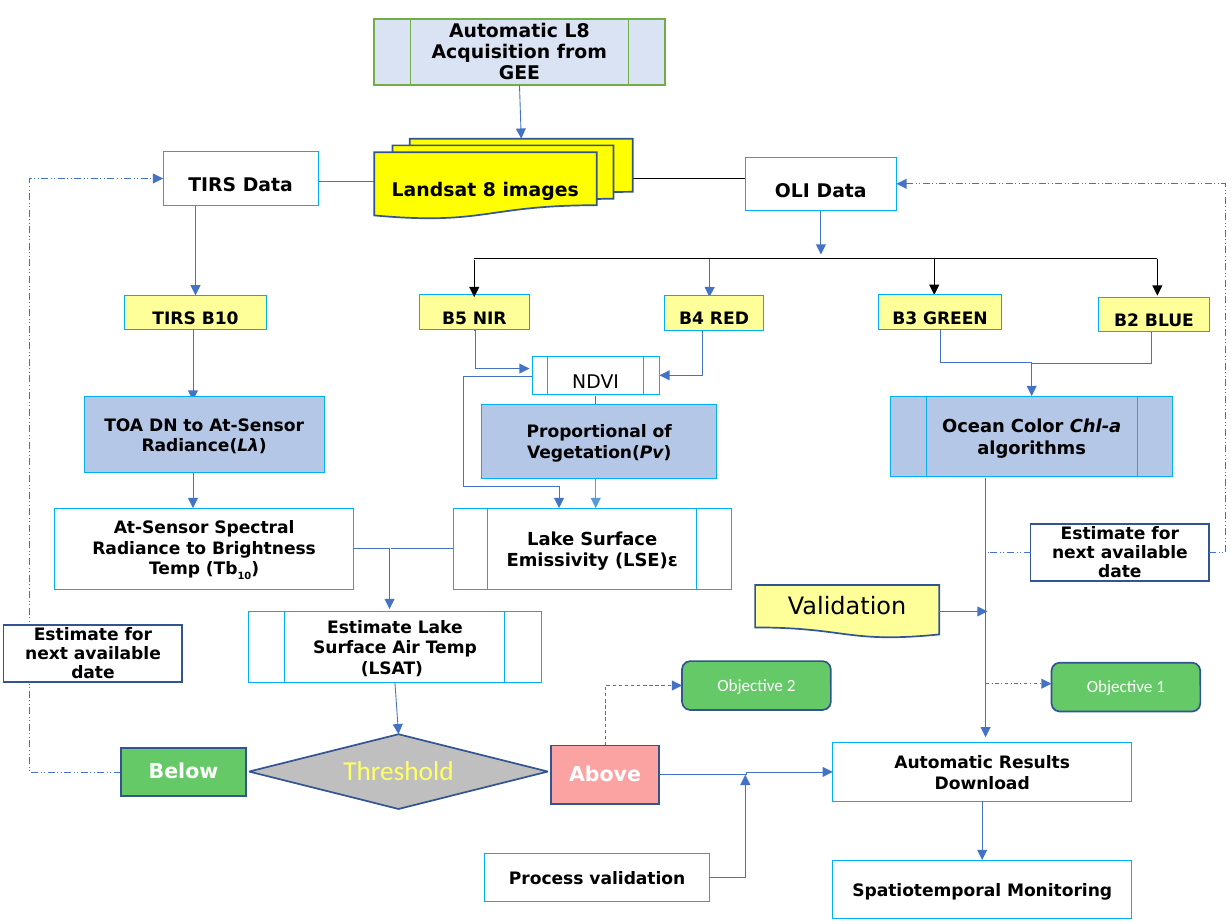
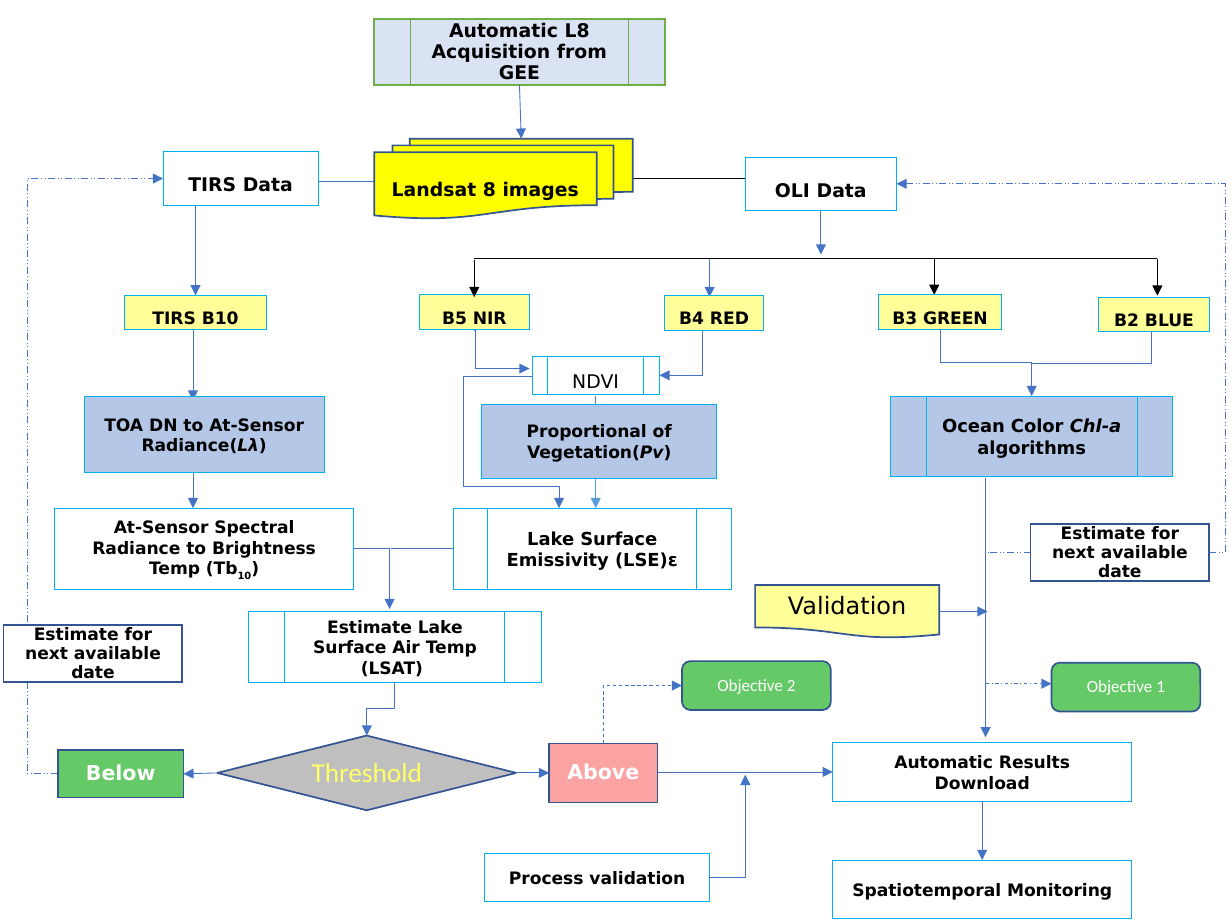
Before and after one commit to OkomoJacob/FinalYearProject, a slide deck: slide 6 of Dr. E Nduati, Superviser/Submissions/ENC222-0149_2017_OKOMO_JACOB_1234_Progress_2.pptx. Drawn at 1232x924 pixels with LibreOffice and Linux fonts; fonts in the diff are those of the drawing. Boxes give left, top, right and bottom in pixels: in the first picture for what was removed or moved away, otherwise in the second. Text is boxed around its words. In the diff, an @@ line names an element or a change of style, - is before the commit and + after.

```diff
--- a/Dr. E Nduati, Superviser/Submissions/ENC222-0149_2017_OKOMO_JACOB_1234_Progress_2.pptx
+++ b/Dr. E Nduati, Superviser/Submissions/ENC222-0149_2017_OKOMO_JACOB_1234_Progress_2.pptx
@@ elbow arrow moved from (121, 772) - (163, 179) to (58, 774) - (163, 179) @@
@@ elbow arrow added from (395, 683) to (367, 736), #4472C4 0.5 pt @@
@@ arrow removed from (395, 683) to (398, 734) @@
@@ elbow arrow (604, 743) - (683, 685): route changed @@
@@ diamond "Threshold": place and size @@
-diamond "Threshold" at [249, 734, 548, 809]
+diamond "Threshold" at [217, 736, 516, 811]
@@ rectangle "Below": place and size @@
-rectangle "Below" at [121, 748, 246, 796]
+rectangle "Below" at [58, 750, 184, 798]
@@ arrow added from (217, 772) to (184, 774), #4472C4 0.5 pt @@
@@ arrow added from (516, 772) to (549, 772), #4472C4 0.5 pt @@
@@ elbow arrow (658, 772) - (833, 772): route changed @@
```
Also in this commit, not shown: 11 other slides changed, 2 slides added, 5 other files.
